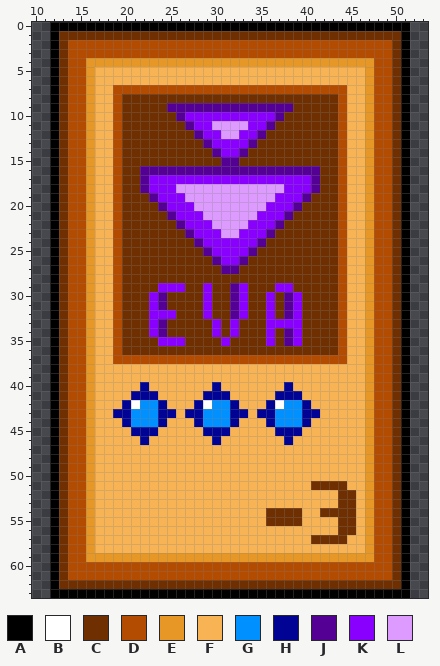
Two versions of one pixel-art sprite, assets/sprites/Cards/CardEVA(-3).png. The picture above is the old version.
The file is 64x64 pixels. Shown: x 10..53, y 0..63.
Palette (. is transparent): A #000000  B #ffffff  C #6f2f00  D #b34c00  E #e69726  F #f8b454  G #0090ff  H #000394  J #540094  K #8a00ff  L #dd9aff
Pixels before (only the part around the change), first column x 19:
15 DCCCCCCCCCCCJJCCCCCCCCCCC
16 DCCJJJJJJJJJJJJJJJJJJJJCC
17 DCCJKKKKKKKKKKKKKKKKKKJCC
18 DCCJKKKLLLLLLLLLLLLKKKJCC
19 DCCCJKKKLLLLLLLLLLKKKJCCC
20 DCCCCJKKKLLLLLLLLKKKJCCCC
21 DCCCCCJKKKLLLLLLKKKJCCCCC
22 DCCCCCCJKKKLLLLKKKJCCCCCC
23 DCCCCCCCJKKKLLKKKJCCCCCCC
24 DCCCCCCCCJKKKKKKJCCCCCCCC
25 DCCCCCCCCCJKKKKJCCCCCCCCC
26 DCCCCCCCCCCJKKJCCCCCCCCCC
27 DCCCCCCCCCCCJJCCCCCCCCCCC
28 DCCCCCCCCCCCCCCCCCCCCCCCC
29 DCCCCKKKCCKCCJKCCCKKCCCCC
30 DCCCKJCCCCKCCJKCCKCJKCCCC
31 DCCCKJCCCCKCCJKCCKCJKCCCC
32 DCCCKKKCCCKCCJKCCKCJKCCCC
33 DCCCKJCCCCCKCKCCCKKKKCCCC
34 DCCCKJCCCCCKCKCCCKCJKCCCC
35 DCCCCKKKCCCCKCCCCKCJKCCCC
36 DCCCCCCCCCCCCCCCCCCCCCCCC
37 DDDDDDDDDDDDDDDDDDDDDDDDD
38 FFFFFFFFFFFFFFFFFFFFFFFFF
39 FFFFFFFFFFFFFFFFFFFFFFFFF
40 FFFHFFFFFFFHFFFFFFFHFFFFF
41 FFHHHFFFFFHHHFFFFFHHHFFFF
42 FHBGGHFFFHBGGHFFFHBGGHFFF
43 HHGGGHHFHHGGGHHFHHGGGHHFF
44 FHGGGHFFFHGGGHFFFHGGGHFFF
45 FFHHHFFFFFHHHFFFFFHHHFFFF
46 FFFHFFFFFFFHFFFFFFFHFFFFF
New version:
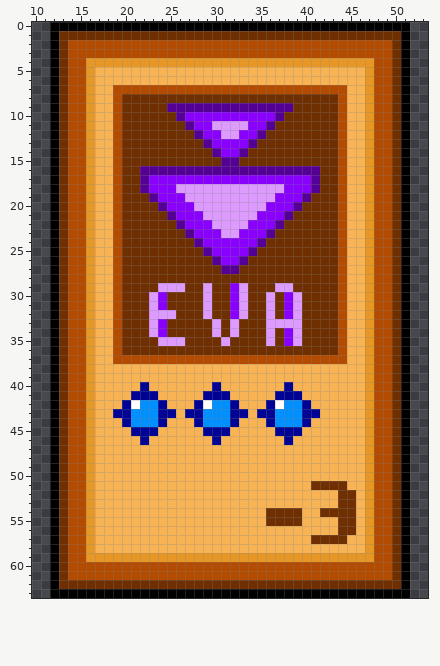
The edit:
Changed rows in their new state; - is an unchanged pixel.
first column x 23:
29 -LLL--L--KL---LL-
30 LK----L--KL--L-KL
31 LK----L--KL--L-KL
32 LLL---L--KL--L-KL
33 LK-----L-L---LLLL
34 LK-----L-L---L-KL
35 -LLL----L----L-KL
Boxes around the changes in both pictures, in picture pixels (x1, y1, x2, y2):
changed: (149, 283, 302, 346)
